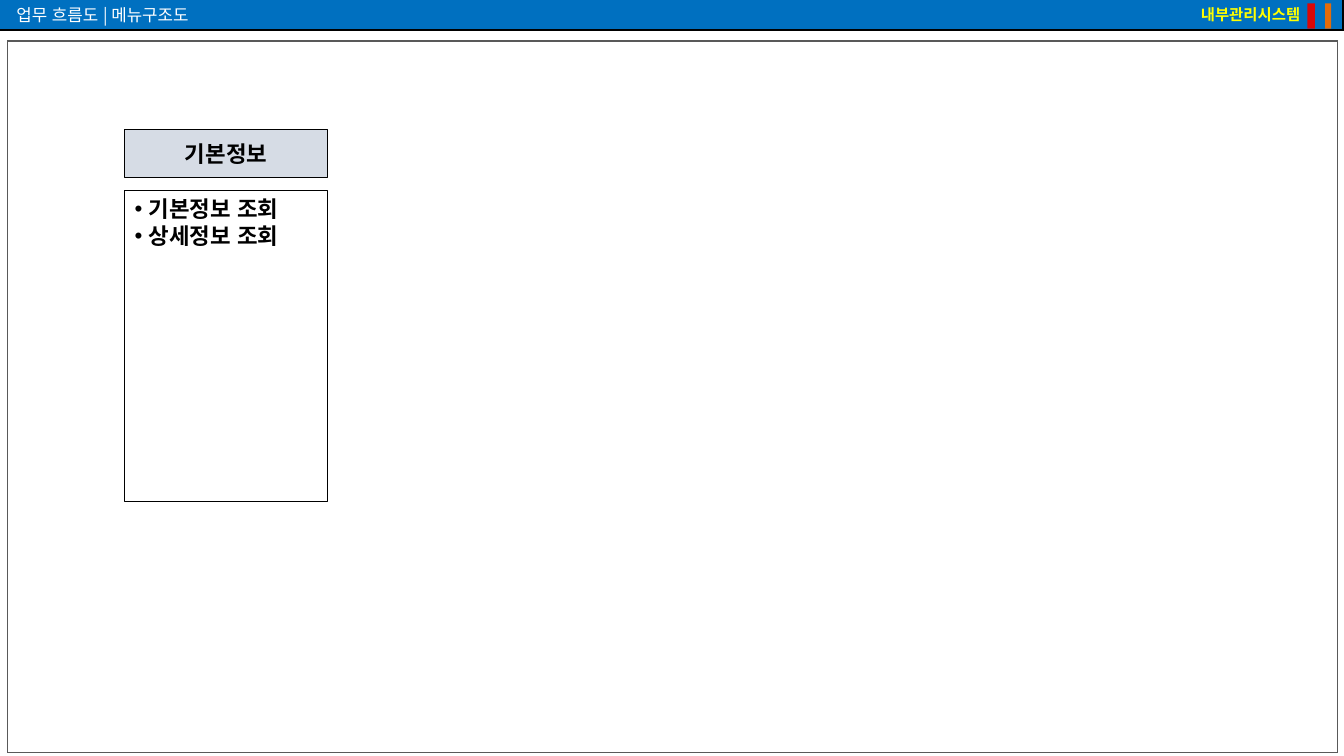
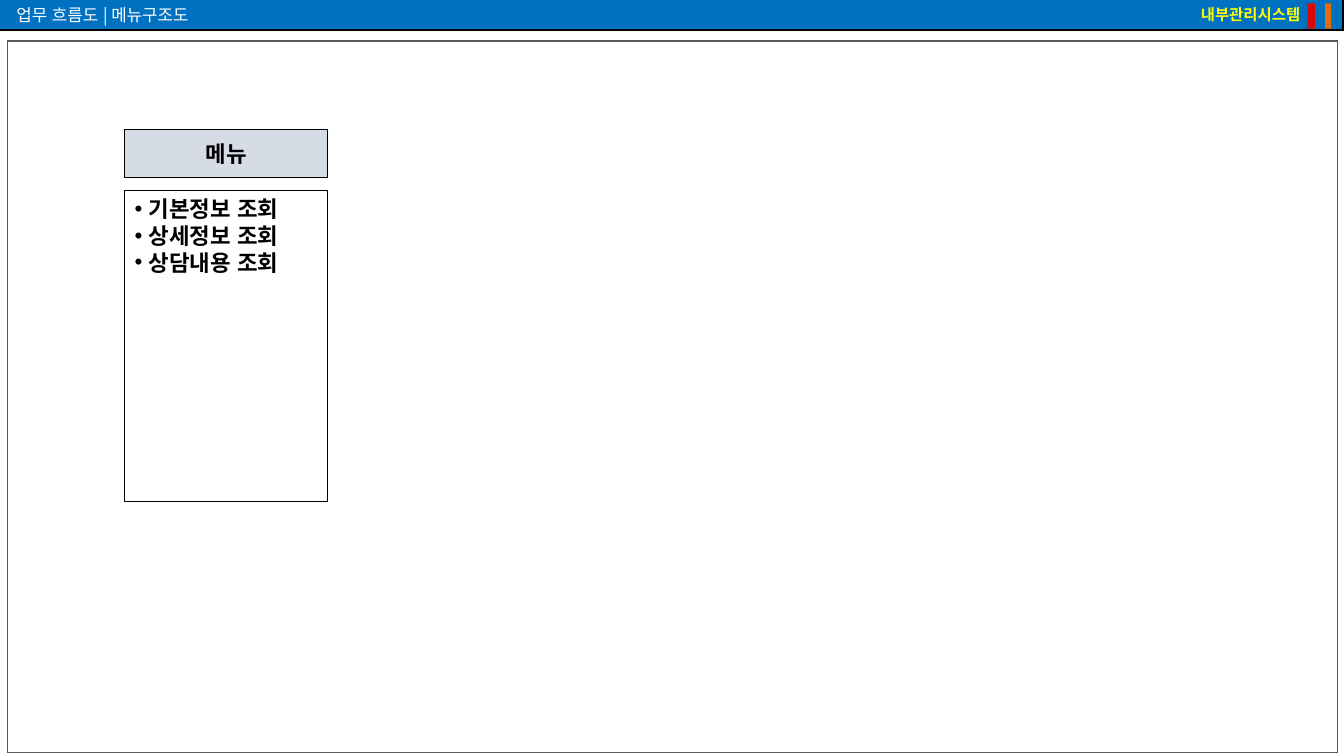
Before and after one commit to vnfldp/springBoot, a slide deck: slide 3 of resources/document/화면설계서.pptx. Drawn at 1344x756 pixels with LibreOffice and Linux fonts; fonts in the diff are those of the drawing. Boxes give left, top, right and bottom in pixels: in the first picture for what was removed or moved away, otherwise in the second. Text is boxed around its words. In the diff, an @@ line names an element or a change of style, - is before the commit and + after.

```diff
--- a/resources/document/화면설계서.pptx
+++ b/resources/document/화면설계서.pptx
@@ text in rectangle at <box>206,143,247,164</box>: text changed @@
-기본정보
+메뉴
@@ text in rectangle at <box>149,252,278,273</box>: paragraph added @@
+• 상담내용 조회
```
Also in this commit, not shown: 1 other slide changed, 3 slides added, 2 other files.
